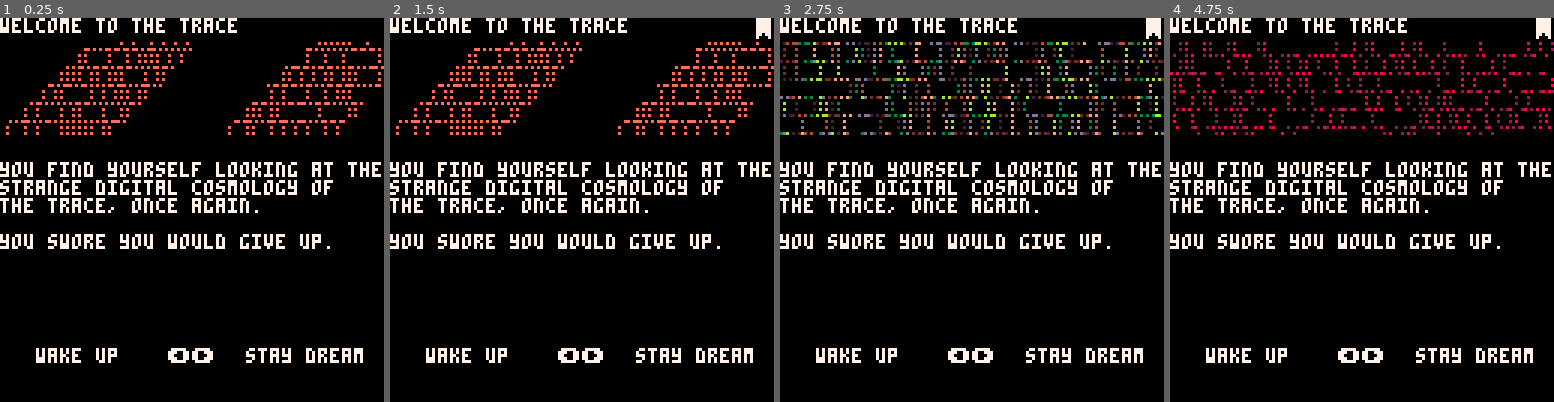
Above: before the commit, frames 1-4 (left to right).
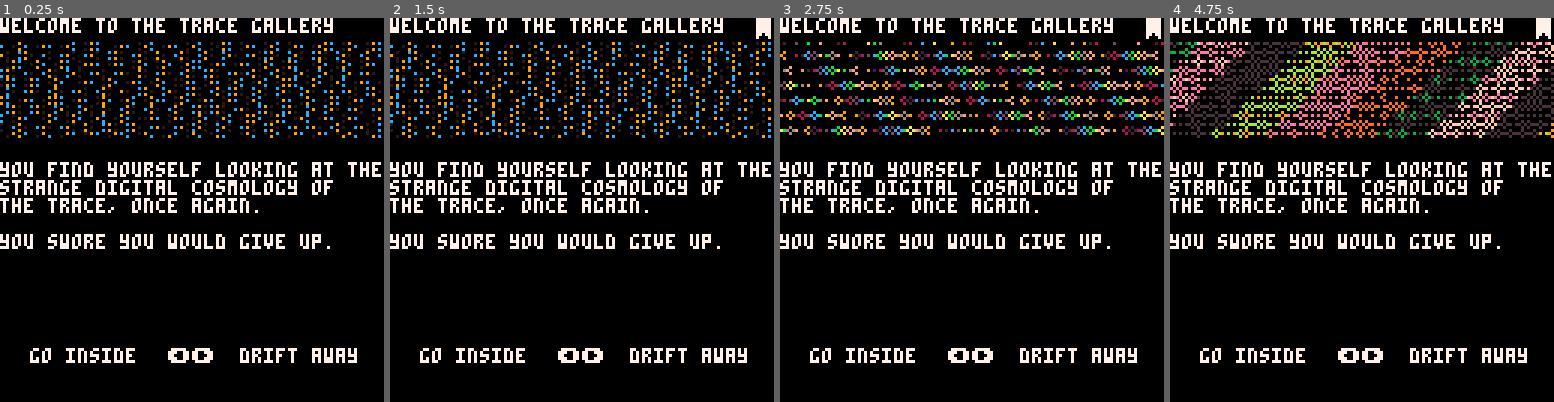
Above: after the commit, the same moments.

Repository: aebrer/pico8_carts
Game: PICO-8 cartridge games/the_trace/the_trace.p8
Same seed, same stepped clock (60 frames per second), same inputs: the game is played once before the commit and once after it.
Inputs:
- Up to frame 1 (0.25 s): no input
- Up to frame 2 (1.5 s): tap X (X key) at 0.33, 1.07 s; tap O (Z key) at 0.7 s
- Up to frame 3 (2.75 s): hold Right 1.6-2.1 s; tap O (Z key) at 1.7, 2.1, 2.5 s; tap X (X key) at 1.85 s; hold Up 2.15-2.42 s; hold Right from 2.47 s (still down)
- Up to frame 4 (4.75 s): tap O (Z key) every 0.4 s from 2.9 to 4.5 s; tap X (X key) at 2.97, 4.08 s; release Right at 3.03 s; hold Left 3.08-3.58 s; hold Down 3.63-3.97 s; hold Right 4.02-4.68 s; hold Up from 4.73 s (still down)

The runs differ from the first frame. In frame 1, 7.9% of the frame differs, in the area x 0-100%, y 0-90%; in frame 2, 7.9%; in frame 3, 9.9%; in frame 4, 12%.

Commit message:
writing begins

Diff:
--- a/games/the_trace/the_trace.p8
+++ b/games/the_trace/the_trace.p8
@@ -31,7 +31,7 @@
 function _init()
  cls()
  -- set current page to landing page
-	curr_page=lib["welcome to the trace"]
+	curr_page=lib["welcome to the trace gallery"]
 end
 -->8
 -- update
@@ -159,17 +159,19 @@
 	end
 	if c⬅️ then
 	 print(butt_key[⬅️],56,110,15)
-	 print(c⬅️.title,hcenter(c⬅️.title,26),110,15)
+	 print(c⬅️.title,hcenter(c⬅️.title,28),110,15)
 	end
 	if c➡️ then
 	 print(butt_key[➡️],64,110,15)
-	 print(c➡️.title,hcenter(c➡️.title,102),110,15)
-	end
+	 print(c➡️.title,hcenter(c➡️.title,100),110,15)
+	end
+--	line(64,0,64,128,15)
 end
 -->8
 -- pages
+
 -- landing page
-title="welcome to the trace"
+title="welcome to the trace gallery"
 lib[title]=new_page(
 title,
 "you find yourself looking at the\n"..
@@ -179,34 +181,47 @@
 )
 
 -- second page
-title="the second page"
-lib[title]=new_page(
-title,
-"you are now on a second page.\n"..
-"actually it's *the* second page\n"
-)
-
+tsp="the second page"
+lib[tsp]=new_page(
+tsp,
+"in this piece the artist\n"..
+"intended to create an atmosphere\n"..
+"of ominous intent.\n"..
+"\n"..
+"this is your last chance to stop.\n"
+)
+
+-- the open concept
+toc="the open concept"
+lib[toc]=new_page(
+toc,
+"the foyer stretches\n"..
+"far deeper than you realize\n"..
+"and invites you in\n"..
+"\n"..
+"\n"
+)
 
 -- choices
 
-lib["welcome to the trace"].choices[⬅️]=new_choice(
-"wake up",
-lib["the second page"]
+lib[title].choices[⬅️]=new_choice(
+"go inside",
+lib[tsp]
 )
 
 local function cb(self)
  curr_page.i=false
  curr_page.seed+=1
 end
-lib["welcome to the trace"].choices[➡️]=new_choice(
-"stay dream",
+lib[title].choices[➡️]=new_choice(
+"drift away",
 nil,
 cb
 )
 
-lib["the second page"].choices[⬆️]=new_choice(
-"return",
-lib["welcome to the trace"]
+lib[tsp].choices[⬅️]=new_choice(
+"go back",
+lib[title]
 )
 
 
